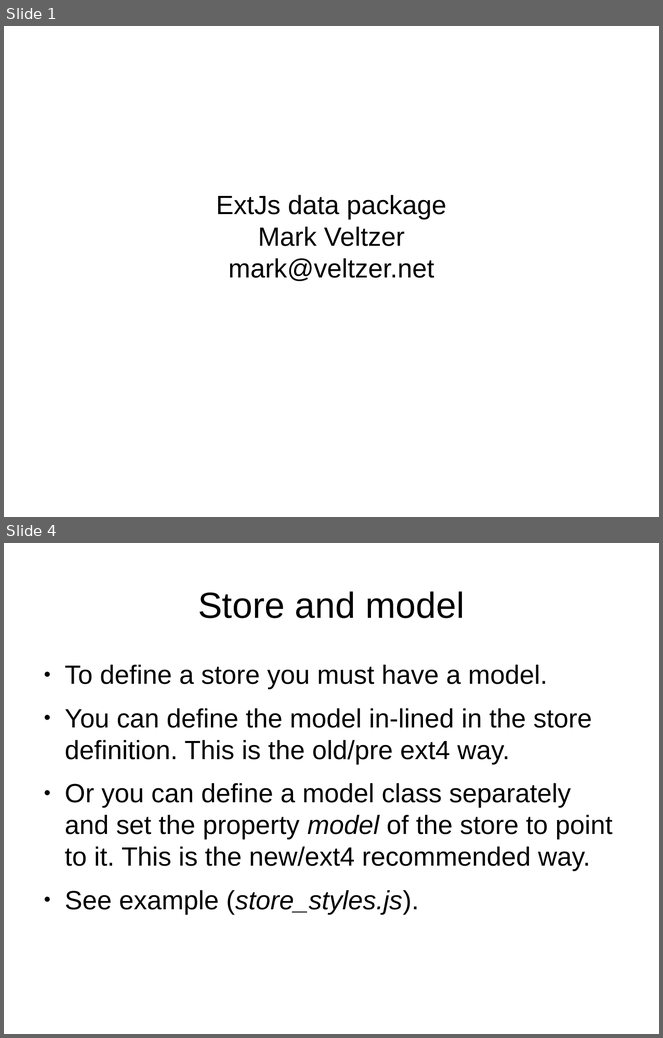
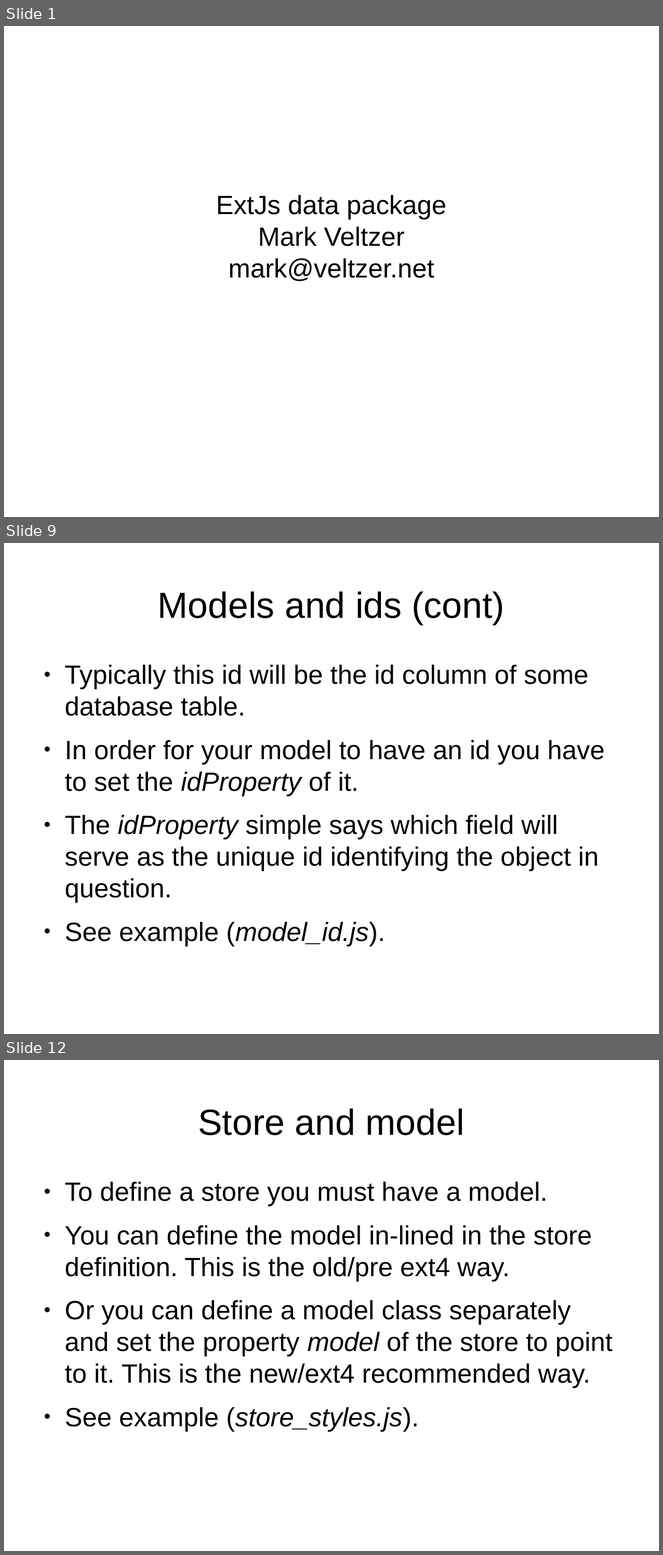
Before and after one commit to veltzer/demos, a slide deck: javascript/extjs/doc/extjs_data.odp. Shown one above the other, each under a label of ours: slides 1 and 4 before the commit, slides 1, 9 and 12 after it; the slides between them are not shown. The pictures are 663x1038 and 663x1555 pixels, drawn with LibreOffice and Linux fonts; fonts in the diff are those of the drawing. Boxes give left, top, right and bottom in pixels: in the first picture for what was removed or moved away, otherwise in the second. Text is boxed around its words. In the diff, an @@ line names an element or a change of style, - is before the commit and + after.

```diff
--- a/javascript/extjs/doc/extjs_data.odp
+++ b/javascript/extjs/doc/extjs_data.odp
@@ slide 9 added at (x1=4, y1=543, x2=659, y2=1034), background #FFFFFF @@
@@ title added at (x1=158, y1=591, x2=505, y2=625), 44 pt, text #000000 @@
+Models and ids (cont)
@@ text added at (x1=65, y1=665, x2=605, y2=947), 32 pt, text #000000 @@
+● Typically this id will be the id column of some database table.
+● In order for your model to have an id you have to set the idProperty of it.
+● The idProperty simple says which field will serve as the unique id identifying the object in question.
+● See example (model_id.js).
@@ what was slide 4 is now slide 12 @@
```
Also in this commit, not shown: 2 slides changed, 7 other slides added, 6 other files.
